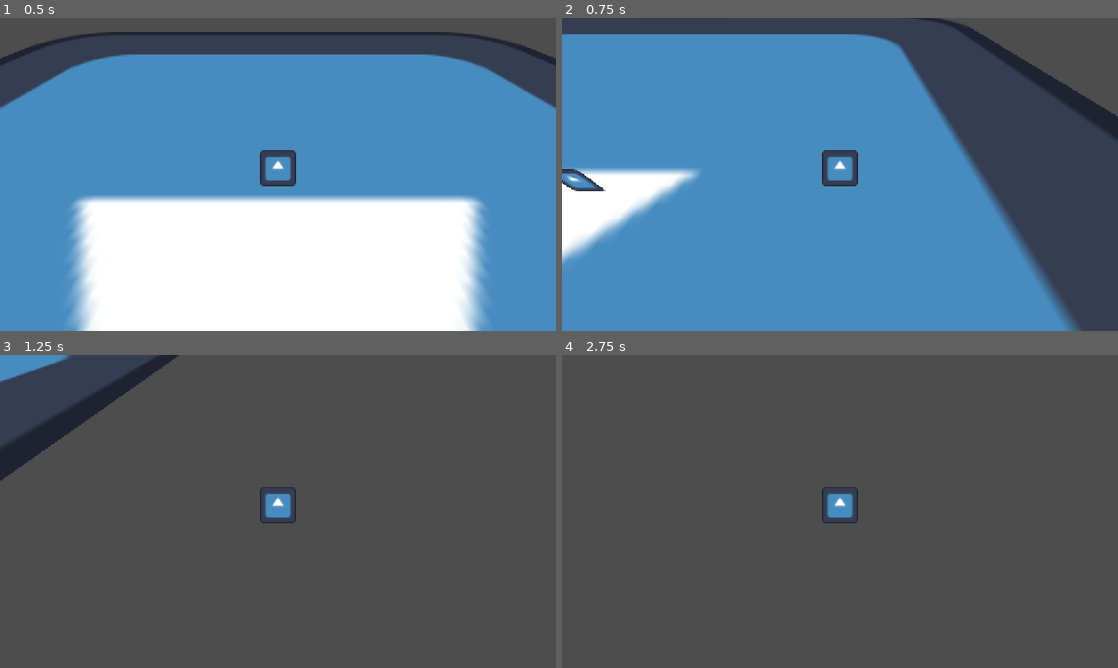
Above: before the commit, frames 1-4 (two rows, left to right).
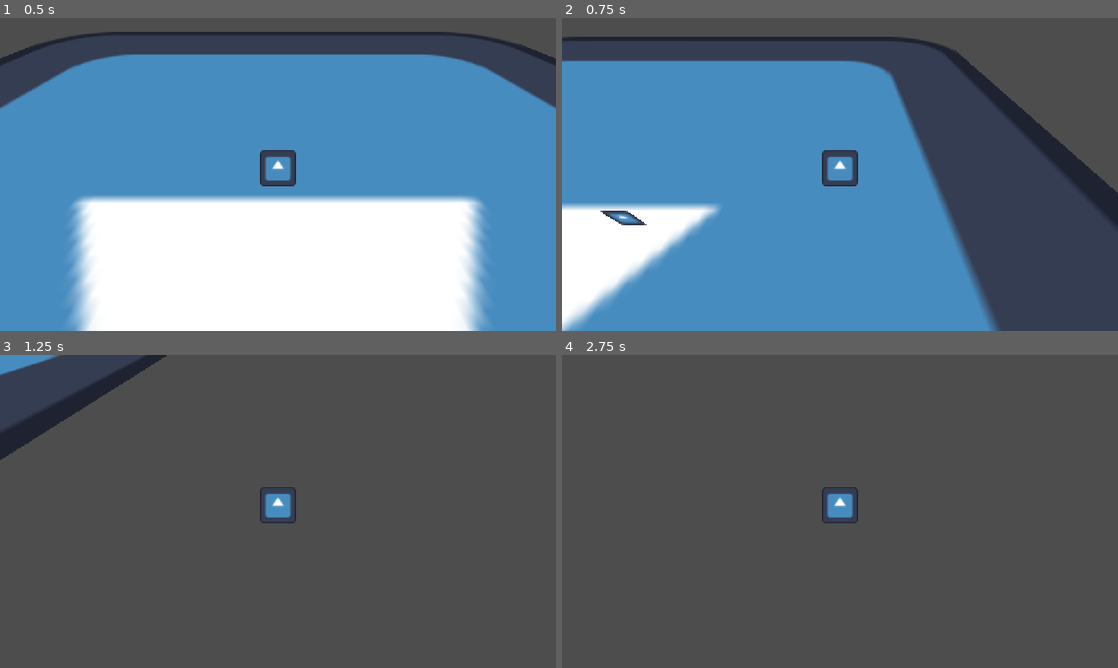
Above: after the commit, the same moments.

Repository: snomkip7/gmtk-jammin
Game: Godot game, scene res://Levels/testLevel.tscn
The game is run twice, just before and just after one commit, with the same random seed, the same clock (stepped at 60 frames per second) and the same inputs. The engine's default icon, where the game draws it, is replaced by a stand-in: a white triangle on a blue panel in a dark square.
Inputs:
- Up to frame 1 (0.5 s): no input
- Up to frame 2 (0.75 s): hold D (right) from 0.53 s (still down); tap Shift (dash) at 0.6 s
- Up to frame 3 (1.25 s): keep holding D (right)
- Up to frame 4 (2.75 s): release D (right) at 1.28 s; hold S (backward) 1.28-2.03 s; tap Shift (dash) at 1.35, 2.1 s; tap Enter at 2 s; hold D (right) from 2.03 s (still down)

Frame 1 is identical in both runs. In frame 2, 27% of the frame differs, in the area x 0-100%, y 0-100%; in frame 3, 2.5%; in frame 4, less than 0.1%.

Commit message:
direction changes
timer and score there but non-functional

Diff:
--- a/gmtk-jammin/Characters/Other/global.gd
+++ b/gmtk-jammin/Characters/Other/global.gd
@@ -1,3 +1,5 @@
 extends Node
 
 var player: CharacterBody3D
+var score = 0
+var time = 40
--- a/gmtk-jammin/Characters/Player/player.gd
+++ b/gmtk-jammin/Characters/Player/player.gd
@@ -2,9 +2,10 @@
 
 var maxSpeed = 50
 var speed = 50
-var acceleration = 10 # how fast stuff moves
+var acceleration = 10 # how fast player changes movement
 var gravity = -10
-var dashVelocity = Vector2(100, 40)
+var dashVelocity = Vector2(100, 70)
+var direction = Vector3(0,0,-1) # ALWAYS NORMALIZED
 
 @onready var camera: Camera3D = $Camera
 @onready var sprite: Sprite3D = $PlayerSprite
@@ -16,16 +17,13 @@
 func _physics_process(delta: float) -> void:
 	if Input.get_axis("backward", "forward") != 0 || Input.get_axis("left", "right") != 0:
 		# movement button is pressed
-		var direction = Vector3(Input.get_axis("left", "right"), 0, Input.get_axis("forward", "backward"))
+		direction = Vector3(Input.get_axis("left", "right"), 0, Input.get_axis("forward", "backward"))
 		velocity = velocity.move_toward(direction.normalized() * speed, acceleration)
 	else:
 		velocity = velocity.move_toward(Vector3.ZERO, acceleration)
 
 	if Input.is_action_just_pressed("dash"):
 		print("ZOOMY TIME")
-		var direction = Vector3(Input.get_axis("left", "right"), 0, Input.get_axis("forward", "backward")).normalized()
-		if direction == Vector3.ZERO:
-			direction = Vector3(0,0,-1)
 		velocity += Vector3(dashVelocity.x * direction.x, dashVelocity.y, dashVelocity.x * direction.z)
 
 	if !is_on_floor():
